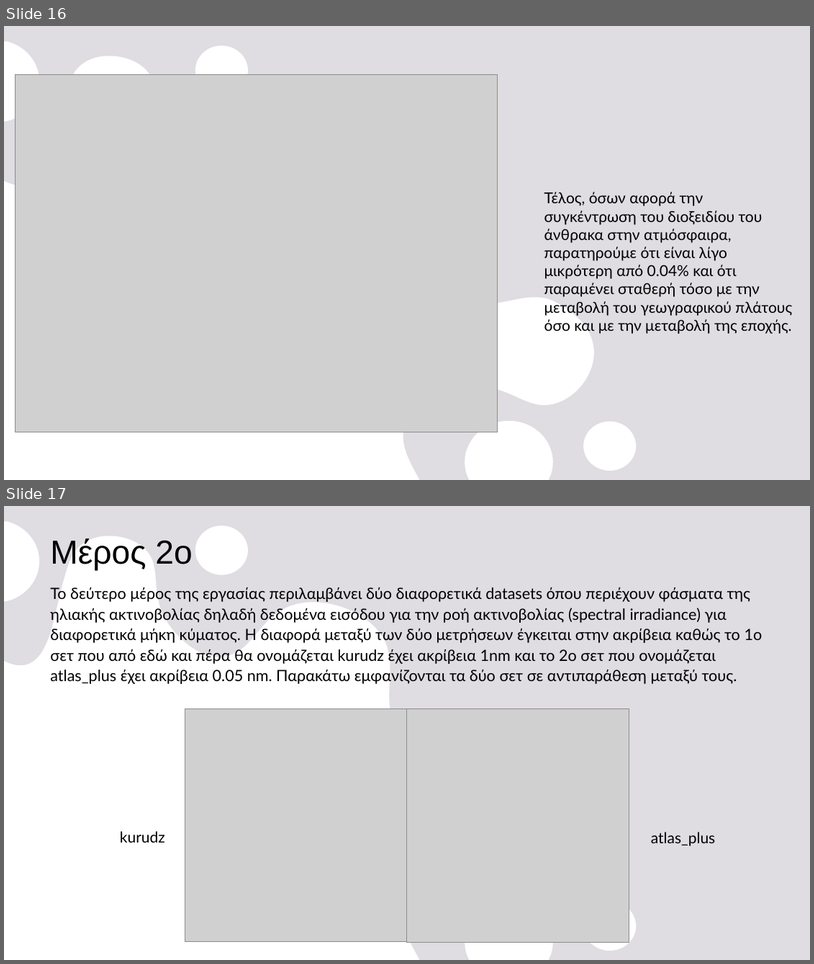
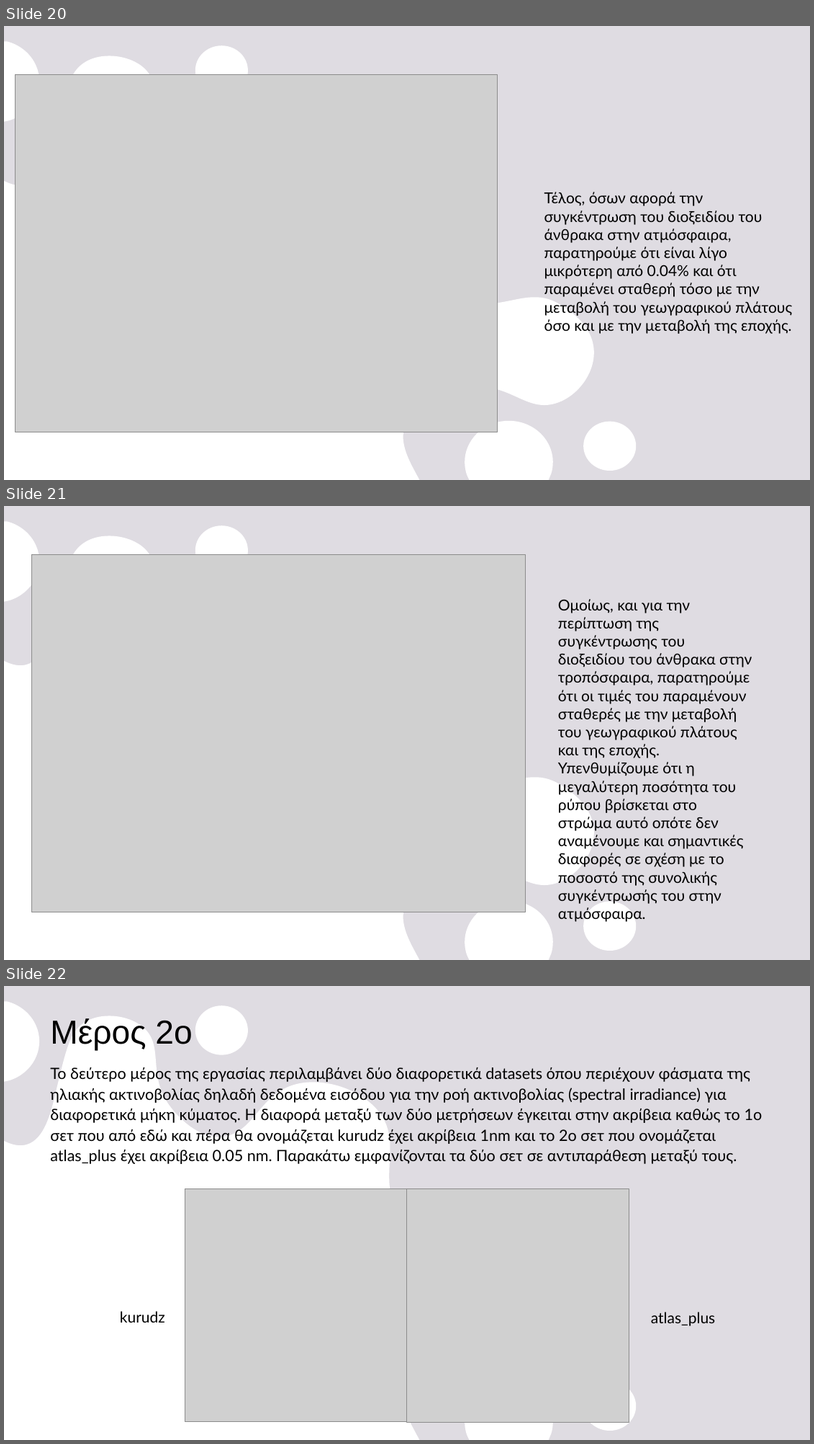
Before and after one commit to nadezsha/MSc---Applied-Meteorology-and-Environmental-Physics, a slide deck: Radiation and Atmosphere Interaction/Report 0/ΕργασίαΜηδέν.pptx. Shown one above the other, each under a label of ours: slides 16 and 17 before the commit, slides 20, 21 and 22 after it. The pictures are 814x964 and 814x1444 pixels, drawn with LibreOffice and Linux fonts; fonts in the diff are those of the drawing; grey boxes stand for pictures. Boxes give left, top, right and bottom in pixels: in the first picture for what was removed or moved away, otherwise in the second. Text is boxed around its words. In the diff, an @@ line names an element or a change of style, - is before the commit and + after.

```diff
--- a/Radiation and Atmosphere Interaction/Report 0/ΕργασίαΜηδέν.pptx
+++ b/Radiation and Atmosphere Interaction/Report 0/ΕργασίαΜηδέν.pptx
@@ slide 21 added at [4,506,810,960], background #E5E2E8; not listed: 2 template elements that a slide beside it also shows @@
@@ picture added at [32,554,525,912] @@
@@ text added at [558,599,752,921], 18 pt, text #000000 @@
+Ομοίως, και για την περίπτωση της συγκέντρωσης του διοξειδίου του άνθρακα στην τροπόσφαιρα, παρατηρούμε ότι οι τιμές του παραμένουν σταθερές με την μεταβολή του γεωγραφικού πλάτους και της εποχής. Υπενθυμίζουμε ότι η μεγαλύτερη ποσότητα του ρύπου βρίσκεται στο στρώμα αυτό οπότε δεν αναμένουμε και σημαντικές διαφορές σε σχέση με το ποσοστό της συνολικής συγκέντρωσής του στην ατμόσφαιρα.
@@ what was slide 16 is now slide 20 @@
@@ what was slide 17 is now slide 22 @@
```
Also in this commit, not shown: 4 other slides added.
